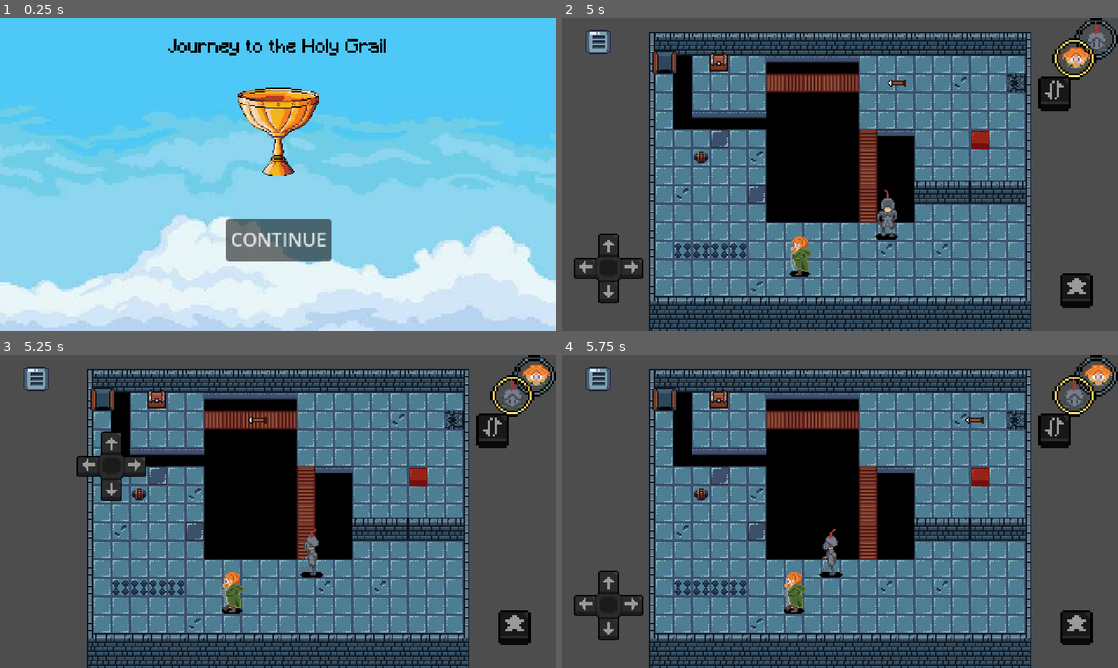
Above: before the commit, frames 1-4 (two rows, left to right).
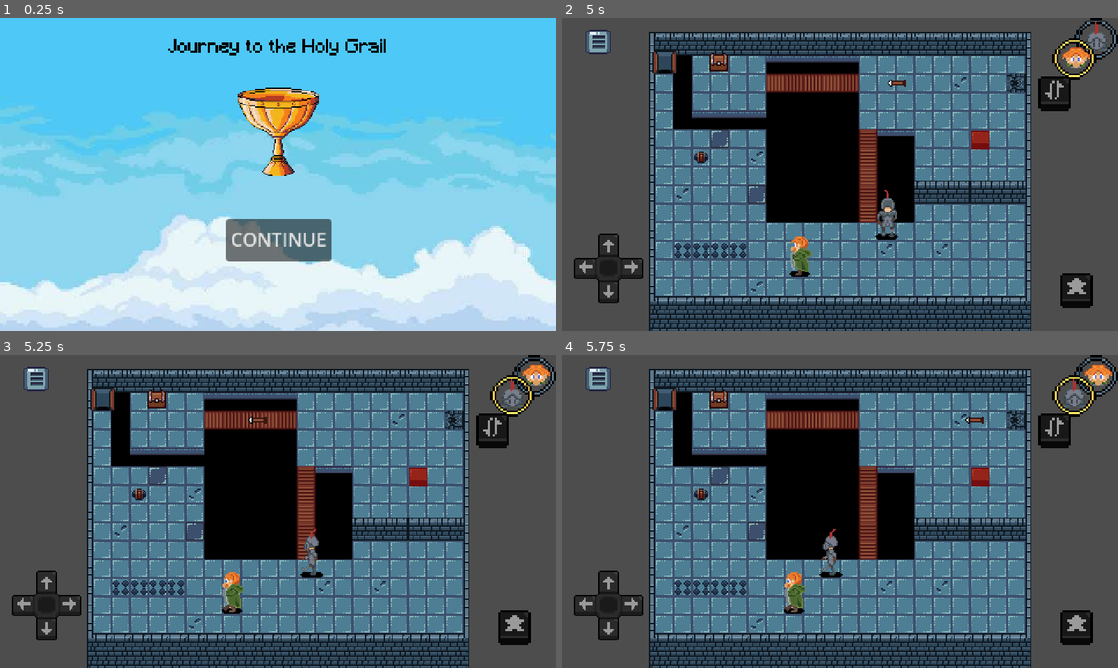
Above: after the commit, the same moments.

Repository: gumaciel/awesome-game-jam-01
Game: Godot game, scene res://scenes/main/main.tscn
Same seed, same stepped clock (60 frames per second), same inputs: the game is played once before the commit and once after it. The engine's default icon, where the game draws it, is replaced by a stand-in: a white triangle on a blue panel in a dark square. Sound files missing from this copy of the repository are replaced by a short silence.
Inputs (mouse positions are in pixels of both pictures, inside the frame that each line leads up to):
- Up to frame 1 (0.25 s): no input
- Up to frame 2 (5 s): click "CONTINUE" at 0.5 s; move the mouse to (962, 158) at 1.27 s; hold D (move_right) 1.28-2.03 s; hold J (alternate) 1.28-2.03 s; click (962, 158) at 1.42 s; move the mouse to (728, 190) at 2.02 s; hold S (move_down) 2.03-2.78 s; tap J (alternate) at 2.1, 3.6 s; click (728, 190) at 2.17 s; move the mouse to (895, 105) at 2.77 s; hold D (move_right) 2.78-3.53 s; hold J (alternate) 2.78-3.53 s; click (895, 105) at 2.92 s; move the mouse to (812, 237) at 3.52 s; hold W (move_up) 3.53-4.28 s; click (812, 237) at 3.67 s; move the mouse to (1006, 221) at 4.27 s; hold A (move_left) from 4.28 s (still down); hold J (alternate) from 4.28 s (still down); click (1006, 221) at 4.42 s
- Up to frame 3 (5.25 s): keep holding A (move_left); move the mouse to (111, 464) at 5.02 s; release J (alternate) at 5.03 s; tap J (alternate) at 5.1 s; click (111, 464) at 5.17 s
- Up to frame 4 (5.75 s): keep holding A (move_left)

Frames 1-2 are identical in both runs. In frame 3, 2.7% of the frame differs, in the area x 2-27%, y 24-92%; in frame 4, nothing differs.

Commit message:
improvement movement on joystick

Diff:
--- a/scenes/joystick/joystick.gd
+++ b/scenes/joystick/joystick.gd
@@ -49,7 +49,7 @@
 func _on_texture_rect_gui_input(event : InputEvent) -> void:
 	if event is InputEventScreenTouch:
 		var touch = event as InputEventScreenTouch
-		_move(touch)
+		_move(touch, false)
 
 
 func _on_click_button_gui_input(event : InputEvent):
@@ -58,11 +58,13 @@
 		_move(touch)
 
 
-func _move(touch : InputEventScreenTouch) -> void:
+func _move(touch : InputEventScreenTouch, move : bool = true) -> void:
 	is_touching = touch.pressed
 	if not is_touching:
 		texture.texture = arrow_textures.BASE
 		Input.action_release(action_pressing)
-		global_position = default_position
+		if move:
+			global_position = default_position
 	else:
-		global_position = get_global_mouse_position()
+		if move:
+			global_position = get_global_mouse_position()
--- a/scenes/levels/test_scene.tscn
+++ b/scenes/levels/test_scene.tscn
@@ -83,4 +83,5 @@
 [connection signal="call_scenario" from="Node2D/Player2" to="Scenario" method="_on_player_2_call_scenario"]
 [connection signal="call_scenario" from="Node2D/Player1" to="Scenario" method="_on_player_1_call_scenario"]
 
+[editable path="UI"]
 [editable path="Node2D/Player1"]
--- a/scenes/ui/ui.tscn
+++ b/scenes/ui/ui.tscn
@@ -24,13 +24,36 @@
 offset_right = 40.0
 offset_bottom = 40.0
 
-[node name="ClickButton" type="Control" parent="MobileButtons"]
+[node name="ControlClickable" type="Control" parent="MobileButtons"]
+anchors_preset = 0
+offset_right = 40.0
+offset_bottom = 40.0
+
+[node name="ClickButton" type="Control" parent="MobileButtons/ControlClickable"]
 process_mode = 1
 layout_mode = 1
-anchor_left = -0.875
-anchor_top = 2.325
-anchor_right = 6.175
-anchor_bottom = 6.175
+anchor_left = 1.85
+anchor_top = 2.6
+anchor_right = 6.5
+anchor_bottom = 6.45
+metadata/_edit_use_anchors_ = true
+
+[node name="ClickButton2" type="Control" parent="MobileButtons/ControlClickable"]
+process_mode = 1
+layout_mode = 1
+anchor_left = -1.2
+anchor_top = 1.85
+anchor_right = 2.4
+anchor_bottom = 4.6
+metadata/_edit_use_anchors_ = true
+
+[node name="ClickButton3" type="Control" parent="MobileButtons/ControlClickable"]
+process_mode = 1
+layout_mode = 1
+anchor_left = -2.175
+anchor_top = 2.875
+anchor_right = 0.15
+anchor_bottom = 6.775
 metadata/_edit_use_anchors_ = true
 
 [node name="InteractionButton" type="TouchScreenButton" parent="MobileButtons"]
@@ -97,4 +120,6 @@
 [node name="PauseAudioStreamPlayer" type="AudioStreamPlayer" parent="."]
 stream = ExtResource("10_p4g21")
 
-[connection signal="gui_input" from="MobileButtons/ClickButton" to="MobileButtons/Joystick" method="_on_click_button_gui_input"]
+[connection signal="gui_input" from="MobileButtons/ControlClickable/ClickButton" to="MobileButtons/Joystick" method="_on_click_button_gui_input"]
+[connection signal="gui_input" from="MobileButtons/ControlClickable/ClickButton2" to="MobileButtons/Joystick" method="_on_click_button_gui_input"]
+[connection signal="gui_input" from="MobileButtons/ControlClickable/ClickButton3" to="MobileButtons/Joystick" method="_on_click_button_gui_input"]
